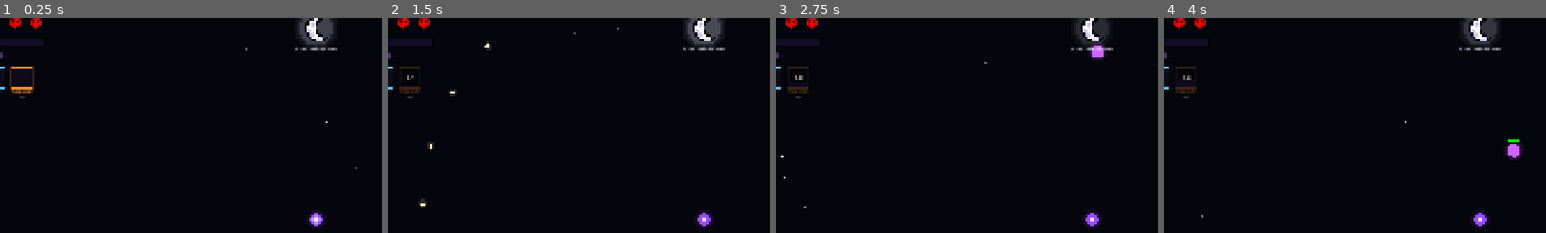
Above: before the commit, frames 1-4 (left to right).
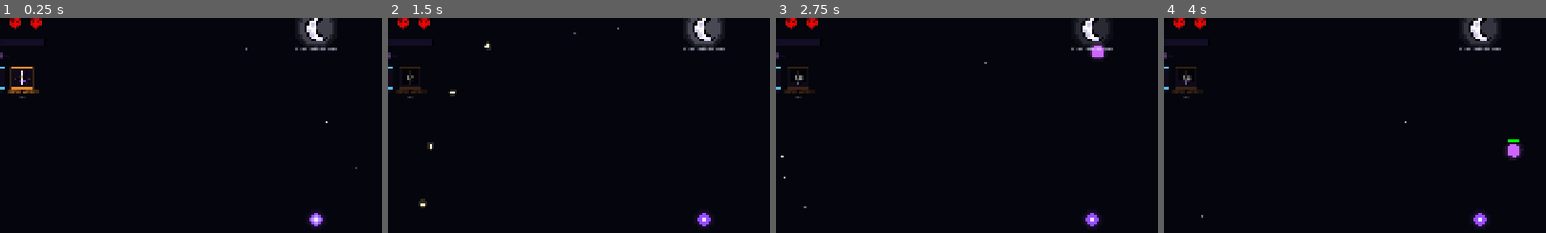
Above: after the commit, the same moments.

Repository: Himanshu-Jorwal/Disorder
Game: Godot game, scene res://Scenes/Game/world.tscn
Two runs of this game, one before a commit and one after it. Both use one fixed random seed, a clock stepped at 60 frames per second and the inputs below. This scene is started directly instead of the project's main scene.
Inputs (mouse positions are % of the whole screen's width and height, from its top left):
- Up to frame 1 (0.25 s): no input
- Up to frame 2 (1.5 s): tap Enter at 0.5 s; move the mouse to (72, 45) at 0.52 s; hold D 0.53-1.28 s; hold X 0.53-1.28 s; click (72, 45) at 0.67 s; move the mouse to (30, 55) at 1.27 s; hold S from 1.28 s (still down); tap X at 1.35 s
- Up to frame 3 (2.75 s): move the mouse to (60, 28) at 2.02 s; release S at 2.03 s; hold D from 2.03 s (still down); hold X from 2.03 s (still down)
- Up to frame 4 (4 s): move the mouse to (45, 70) at 2.77 s; release D at 2.78 s; release X at 2.78 s; hold W 2.78-3.53 s; tap X at 2.85 s; click (45, 70) at 2.92 s; move the mouse to (80, 65) at 3.52 s; hold A from 3.53 s (still down); hold X from 3.53 s (still down)
The pictures show only the part of the screen within x 9-59%, y 3-53%; the shares and areas given below are measured in that part.

The runs differ from the first frame. In frame 1, 0.2% of the frame differs, in the area x 2-11%, y 24-36%; in frame 2, less than 0.1%; in frame 3, less than 0.1%; in frame 4, less than 0.1%.
Error in both runs: Invalid call. Nonexistent function 'get_character' in base 'Nil'. (res://Scripts/Game/player.gd:170)

Commit message:
Update default absolute name placeholder

Diff:
--- a/Disorder-0.0.1/Scripts/Game/player.gd
+++ b/Disorder-0.0.1/Scripts/Game/player.gd
@@ -34,7 +34,7 @@
 const FOOTSTEP_INTERVAL = 0.35
 var attack1_name = "Crossbow"
 var attack2_name = "Lance"
-var absolute_name = "Absolute1"
+var absolute_name = "Indra's Verdict"
 
 var attack1_cooldown = 0.0
 var attack2_cooldown = 0.0
